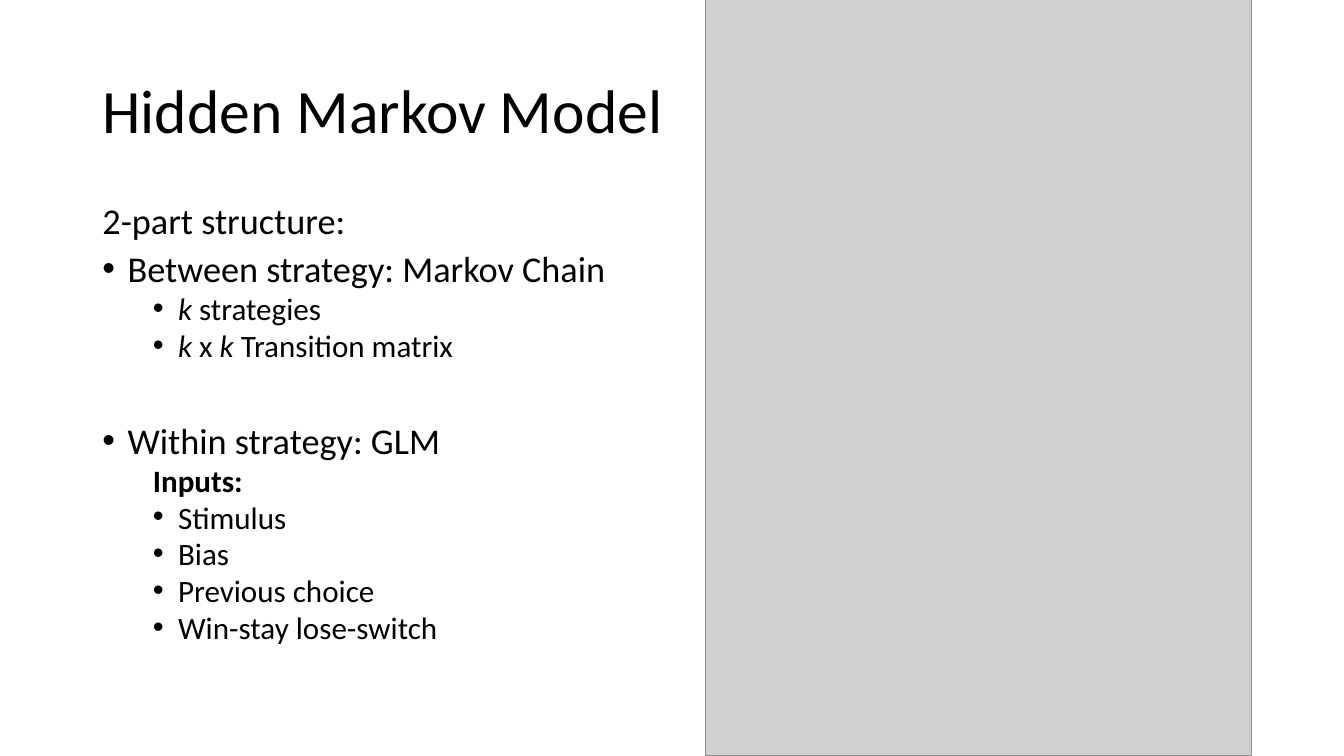
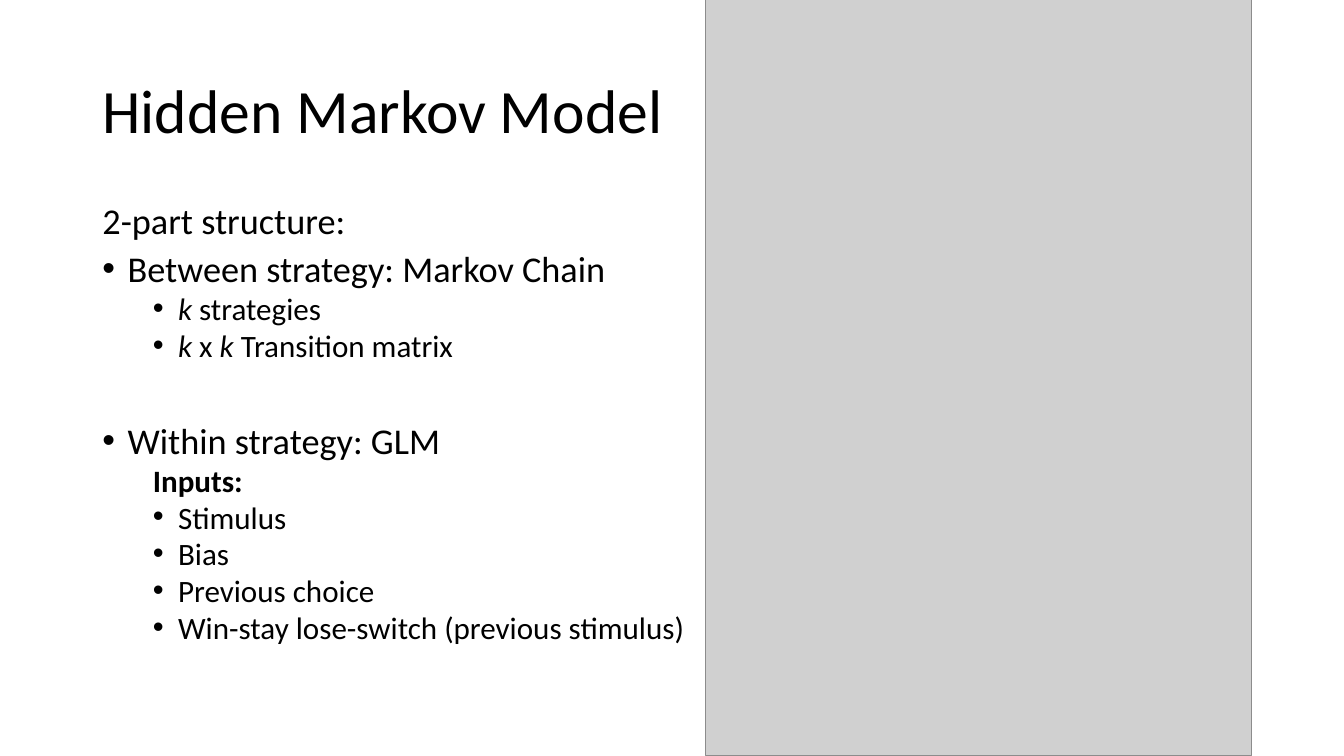
Before and after one commit to kmckee90/HMM_workshop_materials, a slide deck: slide 6 of HMM_decision_tasks.pptx. Drawn at 1344x756 pixels with LibreOffice and Linux fonts; fonts in the diff are those of the drawing; grey boxes stand for pictures. Boxes give left, top, right and bottom in pixels: in the first picture for what was removed or moved away, otherwise in the second. Text is boxed around its words. In the diff, an @@ line names an element or a change of style, - is before the commit and + after.

```diff
--- a/HMM_decision_tasks.pptx
+++ b/HMM_decision_tasks.pptx
@@ text at <box>178,616,684,644</box>: text changed @@
-  • Win-stay lose-switch
+  • Win-stay lose-switch (previous stimulus)
```
Also in this commit, not shown: 6 other slides changed, 3 slides added, 1 slide removed.
